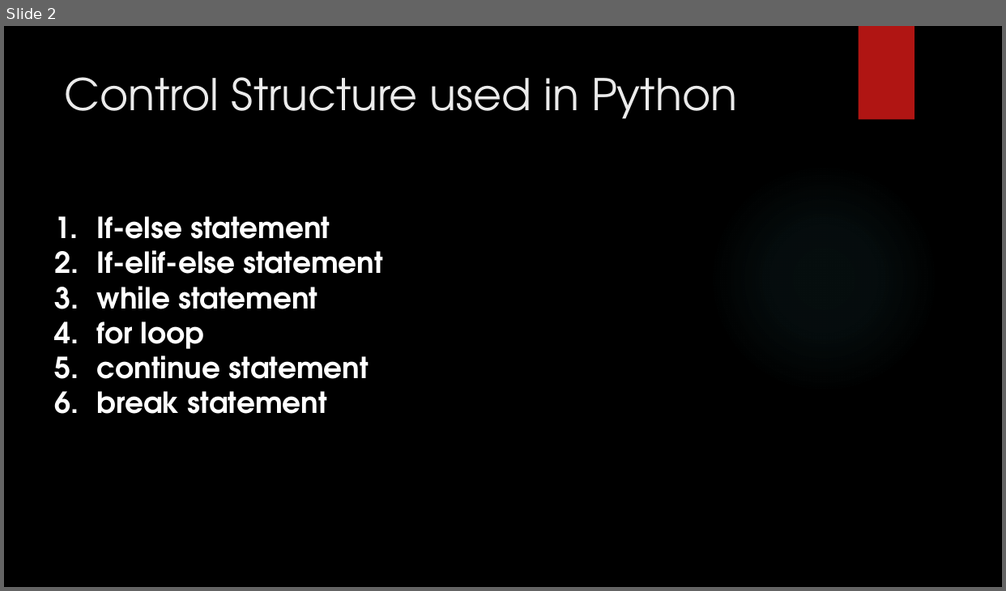
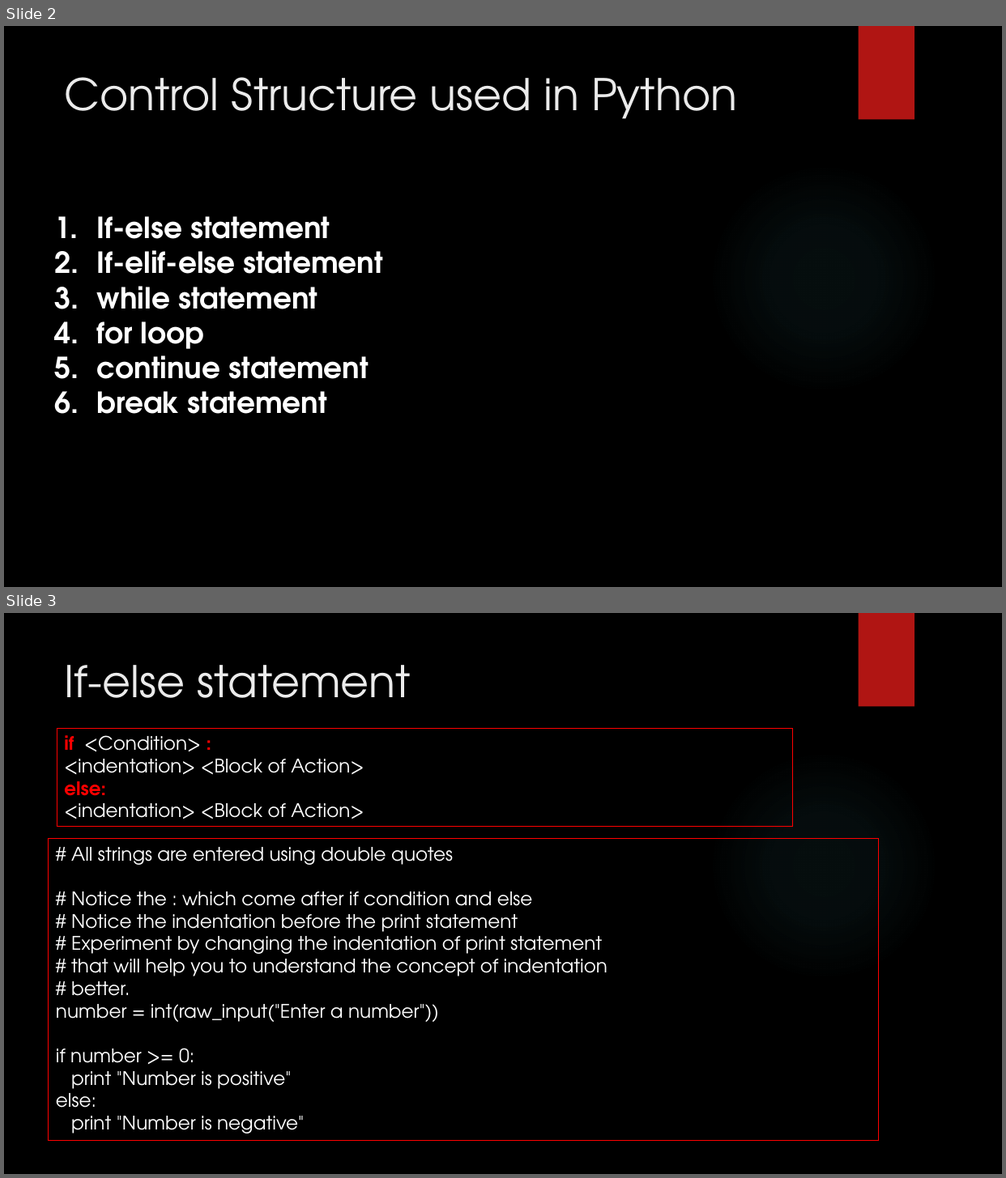
Before and after one commit to girishsukukumar/python, a slide deck: 3. Control_structures.pptx. Shown one above the other, each under a label of ours: slide 2 before the commit, slides 2 and 3 after it. The pictures are 1006x591 and 1006x1178 pixels, drawn with LibreOffice and Linux fonts; fonts in the diff are those of the drawing; background and template pictures are left out. Boxes give left, top, right and bottom in pixels: in the first picture for what was removed or moved away, otherwise in the second. Text is boxed around its words. In the diff, an @@ line names an element or a change of style, - is before the commit and + after.

```diff
--- a/3. Control_structures.pptx
+++ b/3. Control_structures.pptx
@@ slide 3 added at (4,613,1002,1174), background picture (left out); not listed: 2 template elements that a slide beside it also shows @@
@@ title added at (65,665,411,698), 42 pt, text #EBEBEB @@
+If-else statement
@@ rectangle added at (57,728,793,826), outline #FF0000 0.75 pt, 18 pt, text #FFFFFF @@
+if <Condition> :
+<indentation> <Block of Action>
+else:
+<indentation> <Block of Action>
@@ rectangle added at (49,838,879,1141), outline #FF0000 0.75 pt, 18 pt, text #FFFFFF @@
+# All strings are entered using double quotes
+# Notice the : which come after if condition and else
+# Notice the indentation before the print statement
+# Experiment by changing the indentation of print statement
+# that will help you to understand the concept of indentation
+# better.
+number = int(raw_input("Enter a number"))
+if number >= 0:
+print "Number is positive"
+else:
+print "Number is negative"
```
Also in this commit, not shown: 5 other slides added, 4 slides removed, 1 other file.
